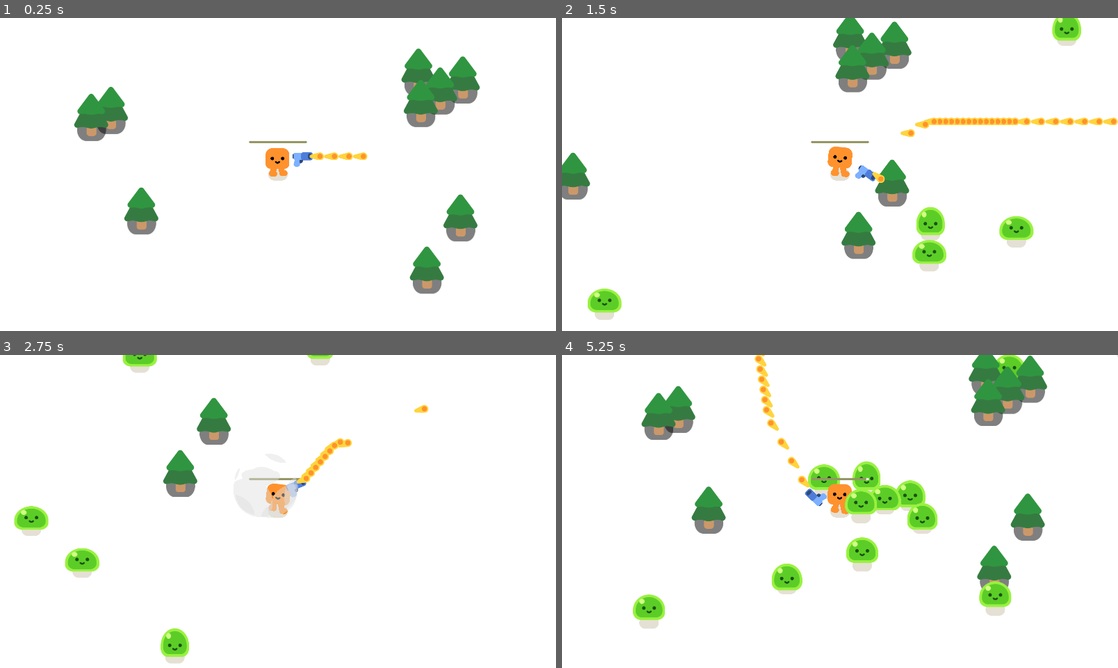
Above: before the commit, frames 1-4 (two rows, left to right).
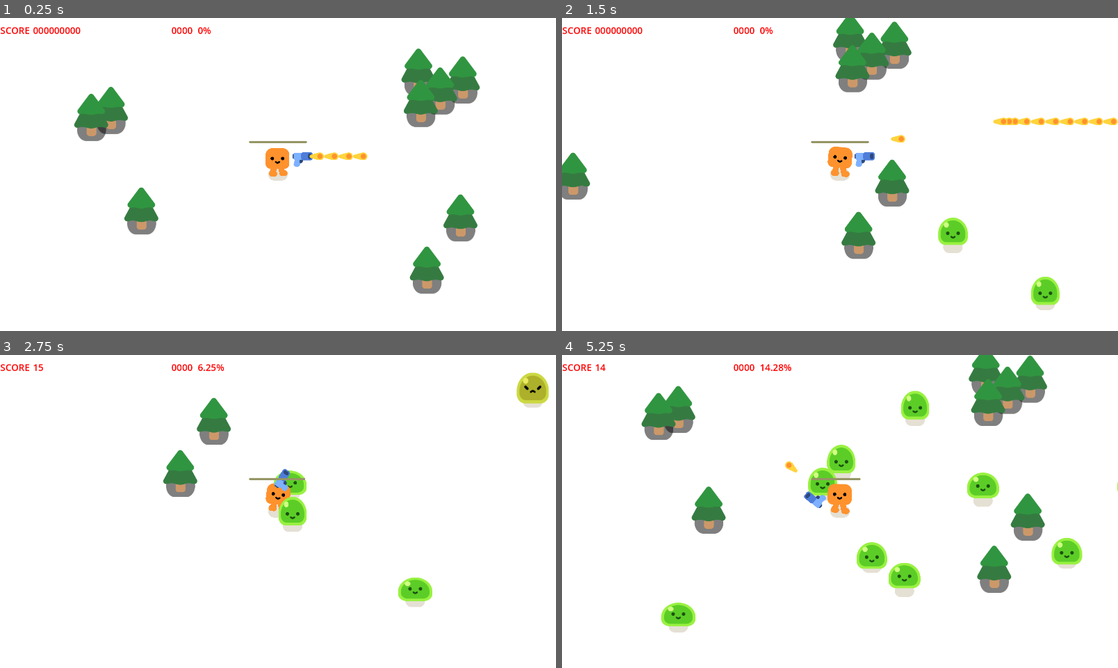
Above: after the commit, the same moments.

Repository: matigo/frosting_fury
Game: Godot game, scene res://survivors_game.tscn
Same seed, same stepped clock (60 frames per second), same inputs: the game is played once before the commit and once after it.
Inputs:
- Up to frame 1 (0.25 s): no input
- Up to frame 2 (1.5 s): tap Enter at 0.5 s; hold D (move_right) 0.53-1.28 s; tap Space (shoot) at 0.6, 1.35 s; hold S (move_down) from 1.28 s (still down)
- Up to frame 3 (2.75 s): release S (move_down) at 2.03 s; hold D (move_right) from 2.03 s (still down); tap Space (shoot) at 2.1 s
- Up to frame 4 (5.25 s): release D (move_right) at 2.78 s; hold W (move_up) 2.78-3.53 s; tap Space (shoot) every 0.75 s from 2.85 to 5.1 s; hold A (move_left) 3.53-5.03 s; hold S (move_down) from 5.03 s (still down)

The runs differ from the first frame. In frame 1, 0.3% of the frame differs, in the area x 0-38%, y 2-6%; in frame 2, 4.1%; in frame 3, 4.3%; in frame 4, 8.0%, in the area x 0-100%, y 0-89%.

Commit message:
25A292
Update Includes:
* a bunch of little counters
* limit to number of cupcakes that can be spawned
* a proper shoot trigger

Diff:
--- a/bullet.gd
+++ b/bullet.gd
@@ -1,19 +1,23 @@
 extends Area2D
+
+@onready var manager = get_node("/root/Game/CanvasLayer/ColorRect/GameManager")
+
+const RANGE: int = 1500
+const SPEED: int = 1000
 
 var travelled_distance = 0
 
 func _physics_process(delta: float) -> void:
-	const SPEED = 1000
-	const RANGE = 25000
-
 	var direction = Vector2.RIGHT.rotated(rotation)
 	position += direction * SPEED * delta
 
+	if travelled_distance <= 0:
+		manager.add_shot()
+
 	travelled_distance += SPEED * delta
 	if travelled_distance > RANGE:
+		manager.sub_point(1)
 		queue_free()
-
-
 
 func _on_body_entered(body: Node2D) -> void:
 	queue_free()
--- /dev/null
+++ b/game_manager.gd
@@ -0,0 +1,50 @@
+extends Node
+
+@onready var timer_mob = get_node("/root/Game/Timer")
+@onready var hrate_osd = get_node("/root/Game/CanvasLayer/ColorRect/GameManager/HitRateOSD")
+@onready var score_osd = get_node("/root/Game/CanvasLayer/ColorRect/GameManager/ScoreOSD")
+@onready var kills_osd = get_node("/root/Game/CanvasLayer/ColorRect/GameManager/KillsOSD")
+
+var score:int = 0
+var kills:int = 0
+var cakes:int = 0
+var shots:int = 0
+var hits:int = 0
+
+func add_point(points:int) -> void:
+	hits += 1
+	if points > 0:
+		score += points * 5
+		if score < 0:
+			score = 0
+
+		score_osd.text = str(score)
+
+func sub_point(points:int) -> void:
+	if points > 0:
+		score -= points
+		if score < 0:
+			score = 0
+
+		score_osd.text = str(score)
+
+func add_shot() -> void:
+	shots += 1
+	var rate:float = float(int((float(hits) / float(shots)) * 10000)) / 100
+	hrate_osd.text = str(rate) + "%"
+
+func add_cake() -> void:
+	cakes += 1
+
+func get_cakes() -> int:
+	if cakes < 0:
+		cakes = 0
+	return cakes
+
+func add_kill() -> void:
+	cakes -= 1
+	kills += 1
+	kills_osd.text = str(kills)
+
+	if fmod(kills, 5) == 0:
+		timer_mob.wait_time -= 0.05
--- a/gun.tscn
+++ b/gun.tscn
@@ -18,15 +18,15 @@
 
 [node name="Pistol" type="Sprite2D" parent="WeaponPivot"]
 position = Vector2(84, -33)
-scale = Vector2(1, 1)
 texture = ExtResource("1_n4x1w")
 
 [node name="ShootingPoint" type="Marker2D" parent="WeaponPivot/Pistol"]
 unique_name_in_owner = true
 position = Vector2(26.5625, -10.4167)
 
-[node name="Timer" type="Timer" parent="."]
+[node name="BulletTimer" type="Timer" parent="."]
+unique_name_in_owner = true
 wait_time = 0.05
 autostart = true
 
-[connection signal="timeout" from="Timer" to="." method="_on_timer_timeout"]
+[connection signal="timeout" from="BulletTimer" to="." method="_on_timer_timeout"]
--- a/mob.gd
+++ b/mob.gd
@@ -1,11 +1,13 @@
 extends CharacterBody2D
 
+@onready var manager = get_node("/root/Game/CanvasLayer/ColorRect/GameManager")
 @onready var player = get_node("/root/Game/Player")
 
 var health = 3;
 
 func _ready() -> void:
 	%Slime.play_walk()
+	manager.add_cake()
 
 func _physics_process(delta: float) -> void:
 	var direction = global_position.direction_to(player.global_position)
@@ -14,6 +16,7 @@
 
 func take_damage() -> void:
 	%Slime.play_hurt()
+	manager.add_point(1)
 	health -= 1
 
 	if health <= 0:
@@ -23,3 +26,4 @@
 		var smoke = SMOKE_SCENE.instantiate()
 		get_parent().add_child(smoke)
 		smoke.global_position = global_position
+		manager.add_kill()
--- a/player.gd
+++ b/player.gd
@@ -1,6 +1,8 @@
 extends CharacterBody2D
 
 signal health_depleted
+
+@onready var timer_gun = get_node("/root/Game/Player/Gun/BulletTimer")
 
 var health: float = 100.0
 
@@ -14,6 +16,7 @@
 	else:
 		%HappyBoo.play_idle_animation()
 
+	# Check if there is damage to be recorded
 	const DAMAGE_RATE = 5
 	var overlapping_mobs = %HurtBox.get_overlapping_bodies()
 	if overlapping_mobs.size() > 0:
@@ -22,3 +25,10 @@
 
 	if health <= 0:
 		health_depleted.emit()
+
+	# Check if the Player is trying to shoot or not
+	if Input.is_action_just_pressed("shoot"):
+		timer_gun.paused = false
+
+	if Input.is_action_just_released("shoot"):
+		timer_gun.paused = true
--- a/project.godot
+++ b/project.godot
@@ -74,7 +74,7 @@
 
 [application]
 
-config/name="Cupcake Crusader"
+config/name="Frosting Fury"
 run/main_scene="res://survivors_game.tscn"
 config/features=PackedStringArray("4.3", "Forward Plus")
 config/icon="res://icon.png"
@@ -137,3 +137,4 @@
 [rendering]
 
 renderer/rendering_method="gl_compatibility"
+textures/vram_compression/import_etc2_astc=true
--- a/survivors_game.gd
+++ b/survivors_game.gd
@@ -1,4 +1,8 @@
 extends Node2D
+
+@onready var manager = get_node("/root/Game/CanvasLayer/ColorRect/GameManager")
+
+const MAX_CAKES:int = 50
 
 func spawn_mob() -> void:
 	var new_mob = preload("res://mob.tscn").instantiate()
@@ -7,7 +11,9 @@
 	add_child(new_mob)
 
 func _on_timer_timeout() -> void:
-	spawn_mob()
+	var cakes:int = manager.get_cakes()
+	if cakes <= MAX_CAKES:
+		spawn_mob()
 
 func _on_player_health_depleted() -> void:
 	%GameOver.visible = true
--- a/survivors_game.tscn
+++ b/survivors_game.tscn
@@ -1,7 +1,8 @@
-[gd_scene load_steps=5 format=3 uid="uid://dcg54iac8kcst"]
+[gd_scene load_steps=6 format=3 uid="uid://dcg54iac8kcst"]
 
 [ext_resource type="Script" path="res://survivors_game.gd" id="1_l4c2m"]
 [ext_resource type="PackedScene" uid="uid://bssdgkhens4cy" path="res://player.tscn" id="1_lwmhs"]
+[ext_resource type="Script" path="res://game_manager.gd" id="2_bqabm"]
 [ext_resource type="PackedScene" uid="uid://c6k7niwfqmf8q" path="res://pine_tree.tscn" id="2_v3x7q"]
 
 [sub_resource type="Curve2D" id="Curve2D_3cw5r"]
@@ -24,6 +25,55 @@
 offset_bottom = 1115.0
 size_flags_horizontal = 3
 size_flags_vertical = 3
+
+[node name="GameManager" type="Node" parent="CanvasLayer/ColorRect"]
+unique_name_in_owner = true
+script = ExtResource("2_bqabm")
+
+[node name="ScoreOSD" type="Label" parent="CanvasLayer/ColorRect/GameManager"]
+anchors_preset = -1
+anchor_left = 0.059375
+anchor_top = 0.0203704
+anchor_right = 0.144792
+anchor_bottom = 0.062037
+offset_top = -2.0
+offset_bottom = -1.99993
+theme_override_colors/font_color = Color(1, 0, 0, 1)
+theme_override_font_sizes/font_size = 32
+text = "000000000"
+uppercase = true
+
+[node name="ScoreLabel" type="Label" parent="CanvasLayer/ColorRect/GameManager"]
+anchors_preset = -1
+anchor_left = 0.000520833
+anchor_top = 0.0203704
+anchor_right = 0.053125
+anchor_bottom = 0.062037
+offset_top = -2.0
+offset_bottom = -1.99993
+theme_override_colors/font_color = Color(1, 0, 0, 1)
+theme_override_font_sizes/font_size = 32
+text = "Score"
+uppercase = true
+
+[node name="KillsOSD" type="Label" parent="CanvasLayer/ColorRect/GameManager"]
+offset_left = 592.0
+offset_top = 20.0
+offset_right = 674.0
+offset_bottom = 70.0
+theme_override_colors/font_color = Color(1, 0, 0, 1)
+theme_override_font_sizes/font_size = 32
+text = "0000
+"
+
+[node name="HitRateOSD" type="Label" parent="CanvasLayer/ColorRect/GameManager"]
+offset_left = 683.0
+offset_top = 20.0
+offset_right = 792.0
+offset_bottom = 65.0
+theme_override_colors/font_color = Color(1, 0, 0, 1)
+theme_override_font_sizes/font_size = 32
+text = "00.00%"
 
 [node name="Player" parent="." instance=ExtResource("1_lwmhs")]
 position = Vector2(912, 559)
@@ -66,7 +116,7 @@
 position = Vector2(1426, 939)
 
 [node name="Timer" type="Timer" parent="."]
-wait_time = 0.2
+wait_time = 0.5
 autostart = true
 
 [node name="GameOver" type="CanvasLayer" parent="."]
Not shown, added: export_presets.cfg
